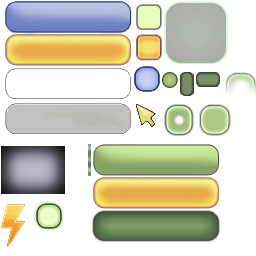
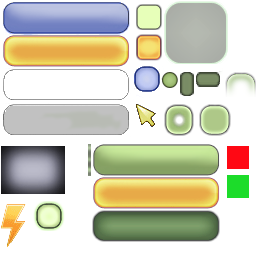
Revision of a layered w=256, h=256 image; what changed, layer by layer:
added layer "Verde" above "Rojo" over [227, 175, 249, 198]
added layer "Rojo" above "ParteSuperiorIzquierda" over [227, 146, 249, 169]
added layer "ParteSuperiorIzquierda" above "ParteInferior" over [3, 2, 131, 135]
moved "Capa 0" above "Capa 1", painted on it over [3, 1, 249, 198]
added layer "Relleno de color 1" over [3, 1, 249, 198]
